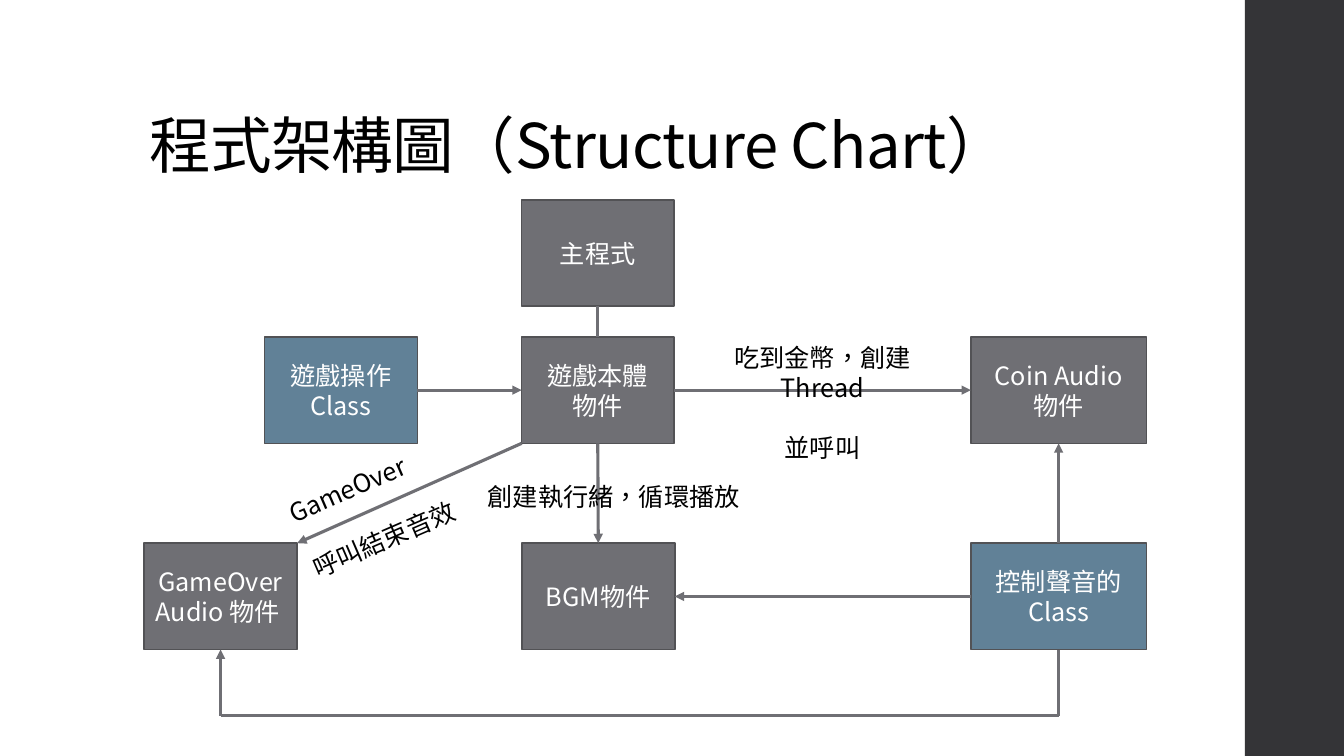
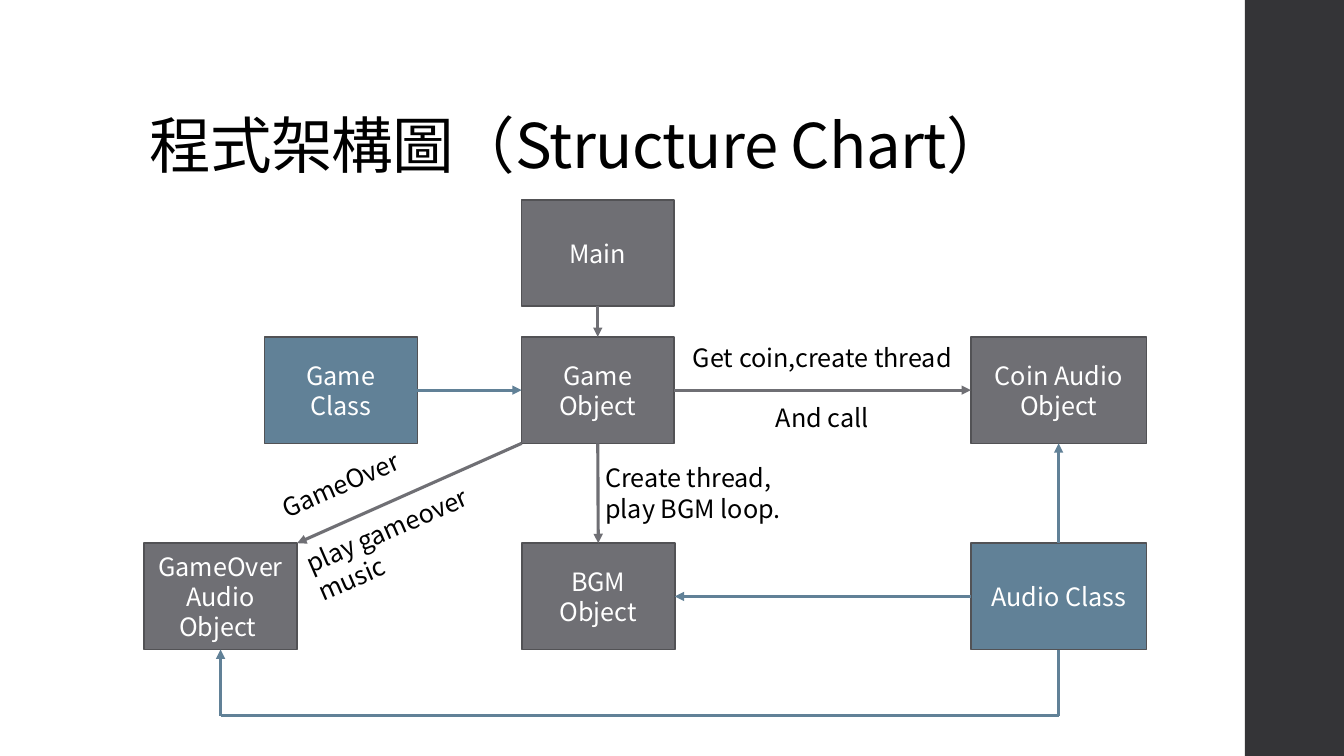
Before and after one commit to KalinLai-void/SnakeGame, a slide deck: slide 4 of 語音壓縮_期末專題.pptx. Drawn at 1344x756 pixels with LibreOffice and Linux fonts; fonts in the diff are those of the drawing. Boxes give left, top, right and bottom in pixels: in the first picture for what was removed or moved away, otherwise in the second. Text is boxed around its words. In the diff, an @@ line names an element or a change of style, - is before the commit and + after.

```diff
--- a/語音壓縮_期末專題.pptx
+++ b/語音壓縮_期末專題.pptx
@@ text in rectangle at bbox=[569, 243, 626, 264]: text changed @@
-主程式
+Main
@@ line (598, 307) - (598, 337): line to arrow @@
@@ text at bbox=[693, 347, 952, 428]: text changed @@
-吃到金幣，創建Thread
-並呼叫
+Get coin,create thread
+And call
@@ text in rectangle at bbox=[306, 366, 375, 386]: text changed @@
-遊戲操作
+Game
@@ text in rectangle at bbox=[559, 366, 636, 421]: text changed @@
-遊戲本體
-物件
+Game Object
@@ text in rectangle at bbox=[995, 365, 1122, 421]: text changed @@
-Coin Audio 物件
+Coin Audio Object
@@ text "GameOver": place and size @@
-text "GameOver" at bbox=[388, 436, 861, 548]
+text "GameOver" at bbox=[266, 391, 547, 588]
@@ arrow (417, 390) - (522, 390): stroke #6F6F74 2.25 pt to #618197 2.25 pt @@
@@ text at bbox=[388, 436, 861, 548]: text changed @@
-呼叫結束音效
+play gameover music
@@ arrow (1059, 543) - (1059, 444): stroke #6F6F74 2.25 pt to #618197 2.25 pt @@
@@ text at bbox=[605, 467, 781, 524]: text changed @@
-創建執行緒，循環播放
+Create thread,
+play BGM loop.
@@ text in rectangle at bbox=[158, 557, 282, 642]: text changed @@
-GameOver Audio 物件
+GameOver Audio Object
@@ text in rectangle at bbox=[560, 572, 637, 627]: text changed @@
-BGM物件
+BGM Object
@@ arrow (971, 597) - (675, 597): stroke #6F6F74 2.25 pt to #618197 2.25 pt @@
@@ text in rectangle at bbox=[991, 586, 1126, 607]: text changed @@
-控制聲音的Class
+Audio Class
@@ arrow (221, 716) - (221, 649): stroke #6F6F74 2.25 pt to #618197 2.25 pt @@
@@ line (1059, 649) - (1059, 716): stroke #6F6F74 2.25 pt to #618197 2.25 pt @@
@@ line (221, 716) - (1059, 716): stroke #6F6F74 2.25 pt to #618197 2.25 pt @@
```
Also in this commit, not shown: 5 other files.
